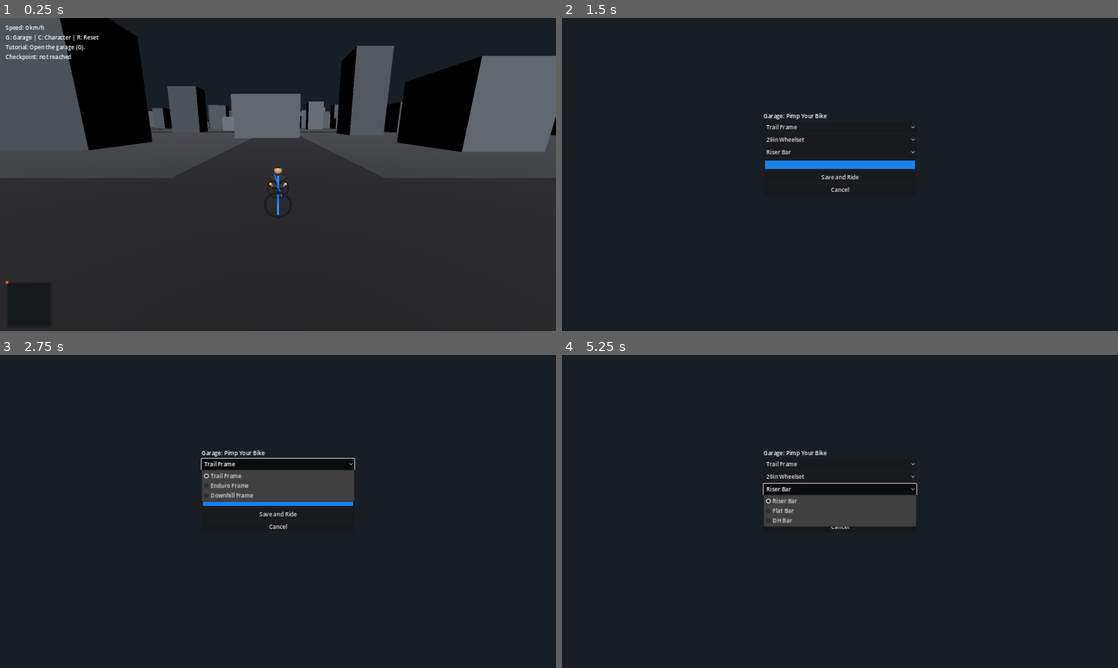
Above: before the commit, frames 1-4 (two rows, left to right).
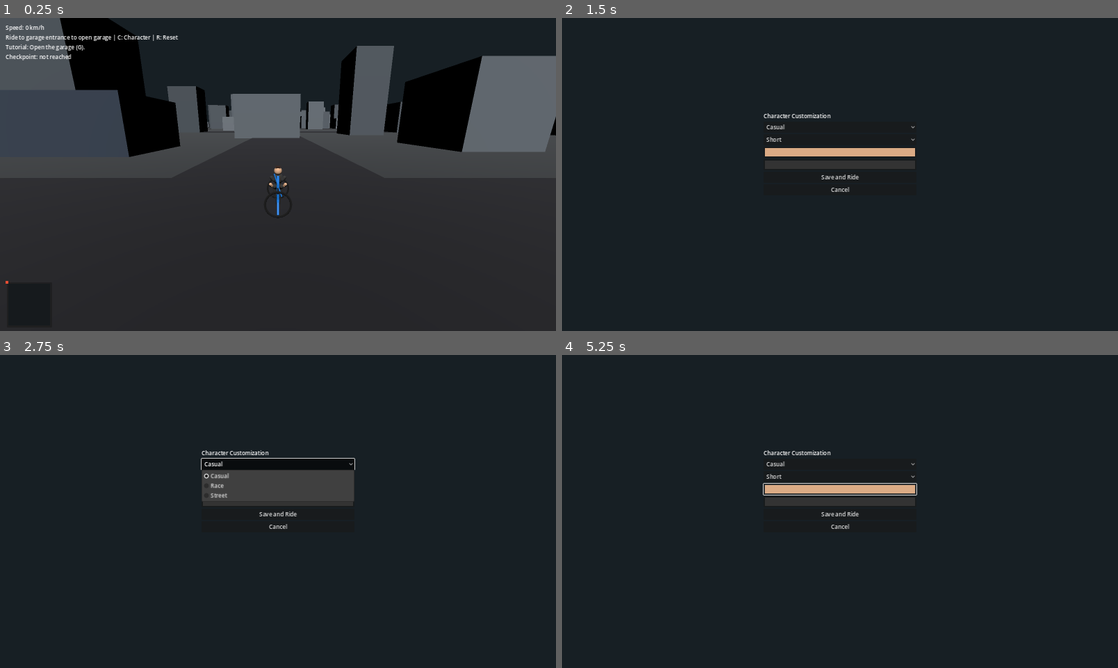
Above: after the commit, the same moments.

Repository: schumannd/bikesim
Game: Godot game, scene res://scenes/Main.tscn
Two runs of this game, one before a commit and one after it. Both use one fixed random seed, a clock stepped at 60 frames per second and the inputs below.
Inputs (mouse positions are in pixels of both pictures, inside the frame that each line leads up to):
- Up to frame 1 (0.25 s): no input
- Up to frame 2 (1.5 s): hold D (steer_right) 0.53-1.28 s; tap G (open_garage) at 0.6 s; hold Space (brake) from 1.28 s (still down); tap C (open_character_customization) at 1.35 s
- Up to frame 3 (2.75 s): tap G (open_garage) at 1.55 s; release Space (brake) at 2 s; click (278, 464) at 2 s, where only the run before the commit has a clickable "Trail Frame"
- Up to frame 4 (5.25 s): click (840, 464) at 2.75 s, where only the run after the commit has a clickable "Casual"; click (840, 477) at 3.5 s, where only the run before the commit has a clickable "29in Wheelset"; click (840, 477) at 4.25 s, where only the run after the commit has a clickable "Short"; click (840, 489) at 5 s, where only the run before the commit has a clickable "Riser Bar"

The runs differ from the first frame. In frame 1, 2.5% of the frame differs, in the area x 1-33%, y 5-45%; in frame 2, 1.7%; in frame 3, 0.7%; in frame 4, 3.2%, in the area x 36-64%, y 30-55%.

Commit message:
Add garage entrance gameplay and improve riding feel/animation.
Gate garage access behind a physical world location, add visible animated pedals with rider pedaling motion, and introduce rolling resistance so the bike naturally slows when input is released.

Co-authored-by: Cursor <cursoragent@cursor.com>

Diff:
--- a/scripts/BikeController.gd
+++ b/scripts/BikeController.gd
@@ -17,6 +17,10 @@
 	speed += throttle * acceleration * delta
 	if braking:
 		speed = move_toward(speed, 0.0, brake_power * delta)
+	elif abs(throttle) < 0.01:
+		# Rolling resistance so the bike naturally slows down.
+		speed = move_toward(speed, 0.0, 6.0 * delta)
+	speed = move_toward(speed, 0.0, abs(speed) * 0.18 * delta)
 	speed = clamp(speed, -max_speed * 0.3, max_speed)
 	rotate_y(-steer * steering_speed * delta * (abs(speed) / max_speed + 0.25))
 
--- a/scripts/BikeVisualBuilder.gd
+++ b/scripts/BikeVisualBuilder.gd
@@ -1,4 +1,6 @@
 extends Node3D
+
+var _wheel_spin: float = 0.0
 
 func apply_config(config: Resource) -> void:
 	_clear_parts()
@@ -125,20 +127,47 @@
 	add_child(seat)
 
 func _add_pedals(metal_mat: Material) -> void:
-	_add_tube(Vector3(0.0, 0.42, -0.03), Vector3(0.18, 0.42, -0.03), 0.01, metal_mat)
-	_add_tube(Vector3(0.0, 0.42, -0.03), Vector3(-0.18, 0.42, -0.03), 0.01, metal_mat)
-	var right := MeshInstance3D.new()
+	var crank_right := Node3D.new()
+	crank_right.name = "CrankRightPivot"
+	crank_right.position = Vector3(0.0, 0.42, -0.03)
+	add_child(crank_right)
+
+	var crank_arm_right := MeshInstance3D.new()
+	crank_arm_right.name = "CrankRightArm"
+	var arm_mesh := BoxMesh.new()
+	arm_mesh.size = Vector3(0.24, 0.022, 0.03)
+	crank_arm_right.mesh = arm_mesh
+	crank_arm_right.position = Vector3(0.12, 0.0, 0.0)
+	crank_arm_right.material_override = metal_mat
+	crank_right.add_child(crank_arm_right)
+
+	var pedal_right := MeshInstance3D.new()
+	pedal_right.name = "PedalRight"
 	var pedal_mesh := BoxMesh.new()
-	pedal_mesh.size = Vector3(0.08, 0.02, 0.13)
-	right.mesh = pedal_mesh
-	right.position = Vector3(0.2, 0.42, -0.03)
-	right.material_override = metal_mat
-	add_child(right)
-	var left := MeshInstance3D.new()
-	left.mesh = pedal_mesh
-	left.position = Vector3(-0.2, 0.42, -0.03)
-	left.material_override = metal_mat
-	add_child(left)
+	pedal_mesh.size = Vector3(0.09, 0.03, 0.14)
+	pedal_right.mesh = pedal_mesh
+	pedal_right.position = Vector3(0.24, 0.0, 0.0)
+	pedal_right.material_override = metal_mat
+	crank_right.add_child(pedal_right)
+
+	var crank_left := Node3D.new()
+	crank_left.name = "CrankLeftPivot"
+	crank_left.position = Vector3(0.0, 0.42, -0.03)
+	add_child(crank_left)
+
+	var crank_arm_left := MeshInstance3D.new()
+	crank_arm_left.name = "CrankLeftArm"
+	crank_arm_left.mesh = arm_mesh
+	crank_arm_left.position = Vector3(-0.12, 0.0, 0.0)
+	crank_arm_left.material_override = metal_mat
+	crank_left.add_child(crank_arm_left)
+
+	var pedal_left := MeshInstance3D.new()
+	pedal_left.name = "PedalLeft"
+	pedal_left.mesh = pedal_mesh
+	pedal_left.position = Vector3(-0.24, 0.0, 0.0)
+	pedal_left.material_override = metal_mat
+	crank_left.add_child(pedal_left)
 
 func _add_tube(from_pos: Vector3, to_pos: Vector3, radius: float, mat: Material) -> void:
 	var segment := MeshInstance3D.new()
@@ -162,3 +191,23 @@
 	mat.albedo_color = color
 	mat.roughness = roughness
 	return mat
+
+func animate_drive(speed: float, delta: float) -> void:
+	var abs_speed: float = absf(speed)
+	if abs_speed < 0.05:
+		return
+	var wheel_delta: float = abs_speed * delta * 2.6
+	_wheel_spin += wheel_delta
+	for wheel_name in ["RearWheelTire", "RearWheelRim", "FrontWheelTire", "FrontWheelRim"]:
+		var wheel: Node = get_node_or_null(wheel_name)
+		if wheel and wheel is Node3D:
+			(wheel as Node3D).rotate_object_local(Vector3.RIGHT, wheel_delta)
+	_set_pedal_phase(_wheel_spin * 1.6)
+
+func _set_pedal_phase(phase: float) -> void:
+	var right: Node = get_node_or_null("CrankRightPivot")
+	var left: Node = get_node_or_null("CrankLeftPivot")
+	if right and right is Node3D:
+		(right as Node3D).rotation.z = phase
+	if left and left is Node3D:
+		(left as Node3D).rotation.z = phase + PI
--- a/scripts/ProceduralCity.gd
+++ b/scripts/ProceduralCity.gd
@@ -1,4 +1,5 @@
 extends Node3D
+signal garage_zone_created(zone: Area3D)
 
 @export var bike_path: NodePath
 @export var chunk_size: float = 120.0
@@ -77,6 +78,8 @@
 	_add_ground(chunk_node)
 	_add_roads(chunk_node)
 	_add_city_blocks(chunk_node, chunk_coord)
+	if chunk_coord == Vector2i.ZERO:
+		_add_garage(chunk_node)
 
 func _add_ground(parent: Node3D) -> void:
 	var ground_body := StaticBody3D.new()
@@ -182,3 +185,39 @@
 	var key: String = "%d:%d" % [chunk_coord.x, chunk_coord.y]
 	if not _loaded_chunks.has(key):
 		_create_chunk(chunk_coord, key)
+
+func _add_garage(parent: Node3D) -> void:
+	var garage := StaticBody3D.new()
+	garage.name = "GarageBuilding"
+	garage.position = Vector3(-28.0, 0.0, -26.0)
+	parent.add_child(garage)
+
+	var garage_collision := CollisionShape3D.new()
+	var garage_shape := BoxShape3D.new()
+	garage_shape.size = Vector3(18.0, 8.0, 14.0)
+	garage_collision.shape = garage_shape
+	garage_collision.position = Vector3(0.0, 4.0, 0.0)
+	garage.add_child(garage_collision)
+
+	var garage_mesh := MeshInstance3D.new()
+	var garage_box := BoxMesh.new()
+	garage_box.size = Vector3(18.0, 8.0, 14.0)
+	garage_mesh.mesh = garage_box
+	garage_mesh.position = Vector3(0.0, 4.0, 0.0)
+	var garage_mat := StandardMaterial3D.new()
+	garage_mat.albedo_color = Color(0.2, 0.24, 0.3, 1.0)
+	garage_mat.roughness = 0.95
+	garage_mesh.material_override = garage_mat
+	garage.add_child(garage_mesh)
+
+	var zone := Area3D.new()
+	zone.name = "GarageEntranceZone"
+	zone.position = Vector3(0.0, 1.5, 7.6)
+	zone.set_meta("is_garage_zone", true)
+	garage.add_child(zone)
+	var zone_shape_node := CollisionShape3D.new()
+	var zone_shape := BoxShape3D.new()
+	zone_shape.size = Vector3(5.0, 3.0, 3.0)
+	zone_shape_node.shape = zone_shape
+	zone.add_child(zone_shape_node)
+	garage_zone_created.emit(zone)
--- a/scripts/RideScene.gd
+++ b/scripts/RideScene.gd
@@ -10,25 +10,33 @@
 @onready var bike_visual: Node3D = $SubViewportContainer/SubViewport/World/Bike/BikeVisual
 @onready var checkpoint: Area3D = $SubViewportContainer/SubViewport/World/CheckpointA
 @onready var engine_audio: AudioStreamPlayer3D = $SubViewportContainer/SubViewport/World/Bike/EngineAudio
+@onready var world_root: Node3D = $SubViewportContainer/SubViewport/World
 
 var spawn_position: Vector3 = Vector3(0, 1.2, 0)
 var mission_step: int = 0
+var _garage_zone_active: bool = false
+var _pedal_phase: float = 0.0
 
 func _ready() -> void:
-	hint_label.text = "G: Garage | C: Character | R: Reset"
+	hint_label.text = "Ride to garage entrance to open garage | C: Character | R: Reset"
 	_update_mission_text()
 	checkpoint_label.text = "Checkpoint: not reached"
 	_apply_visuals()
 	bike.call("set_reset_position", spawn_position)
 	checkpoint.body_entered.connect(_on_checkpoint_body_entered)
+	if world_root.has_signal("garage_zone_created"):
+		world_root.garage_zone_created.connect(_on_garage_zone_created)
+	_connect_existing_garage_zones()
 
 func _process(_delta: float) -> void:
 	var kmh := int((bike as Node).get("speed") * 3.6)
 	speed_label.text = "Speed: %d km/h" % max(kmh, 0)
 	_update_minimap_marker()
-	if Input.is_action_just_pressed("open_garage"):
+	if Input.is_action_just_pressed("open_garage") and _garage_zone_active:
 		_complete_mission_step(0)
 		get_tree().root.get_node("Main").show_garage()
+	elif Input.is_action_just_pressed("open_garage"):
+		checkpoint_label.text = "Garage locked: go to garage entrance"
 	if Input.is_action_just_pressed("open_character_customization"):
 		_complete_mission_step(1)
 		get_tree().root.get_node("Main").show_character_customization()
@@ -37,6 +45,9 @@
 	var normalized_speed: float = clamp(abs((bike as Node).get("speed")) / 30.0, 0.0, 1.0)
 	engine_audio.pitch_scale = 0.75 + normalized_speed * 0.9
 	engine_audio.volume_db = lerp(-18.0, -4.0, normalized_speed)
+	_pedal_phase += abs((bike as Node).get("speed")) * _delta * 0.9
+	bike_visual.call("animate_drive", (bike as Node).get("speed"), _delta)
+	rider_visual.call("animate_pedaling", _pedal_phase, normalized_speed)
 
 func _apply_visuals() -> void:
 	bike_visual.call("apply_config", GameState.bike_config)
@@ -74,3 +85,29 @@
 	var x: float = clamp(local_x, 0.0, 1.0)
 	var y: float = clamp(local_y, 0.0, 1.0)
 	minimap_marker.position = Vector2(x * map_size.x - 4.0, y * map_size.y - 4.0)
+
+func _connect_existing_garage_zones() -> void:
+	for node in world_root.get_children():
+		_scan_garage_zone_recursive(node)
+
+func _scan_garage_zone_recursive(node: Node) -> void:
+	if node is Area3D and node.has_meta("is_garage_zone"):
+		_on_garage_zone_created(node as Area3D)
+	for child in node.get_children():
+		_scan_garage_zone_recursive(child)
+
+func _on_garage_zone_created(zone: Area3D) -> void:
+	if not zone.body_entered.is_connected(_on_garage_zone_body_entered):
+		zone.body_entered.connect(_on_garage_zone_body_entered)
+	if not zone.body_exited.is_connected(_on_garage_zone_body_exited):
+		zone.body_exited.connect(_on_garage_zone_body_exited)
+
+func _on_garage_zone_body_entered(body: Node3D) -> void:
+	if body == bike:
+		_garage_zone_active = true
+		checkpoint_label.text = "Garage entrance: press G"
+
+func _on_garage_zone_body_exited(body: Node3D) -> void:
+	if body == bike:
+		_garage_zone_active = false
+		checkpoint_label.text = "Checkpoint: not reached"
--- a/scripts/RiderVisualBuilder.gd
+++ b/scripts/RiderVisualBuilder.gd
@@ -1,4 +1,6 @@
 extends Node3D
+
+var _base_rotations: Dictionary = {}
 
 func apply_config(config: Resource) -> void:
 	_clear_parts()
@@ -33,6 +35,7 @@
 			_add_box("HairLong", Vector3(0.0, 1.12, 0.02), Vector3(0.16, 0.18, 0.08), _make_material(Color(0.18, 0.09, 0.04, 1.0), 0.9))
 		_:
 			_add_box("HairShort", Vector3(0.0, 1.33, 0.14), Vector3(0.18, 0.06, 0.16), _make_material(Color(0.18, 0.09, 0.04, 1.0), 0.9))
+	_cache_base_rotations()
 
 func _add_capsule(name: String, pos: Vector3, radius: float, height: float, mat: Material, rot: Vector3 = Vector3.ZERO) -> void:
 	var node := MeshInstance3D.new()
@@ -76,3 +79,28 @@
 	mat.albedo_color = color
 	mat.roughness = roughness
 	return mat
+
+func animate_pedaling(phase: float, intensity: float) -> void:
+	var pedal: float = clampf(intensity, 0.0, 1.0)
+	_set_node_rot_x("ThighL", sin(phase) * 0.7 * pedal)
+	_set_node_rot_x("ThighR", sin(phase + PI) * 0.7 * pedal)
+	_set_node_rot_x("CalfL", sin(phase + PI * 0.35) * 0.45 * pedal)
+	_set_node_rot_x("CalfR", sin(phase + PI * 1.35) * 0.45 * pedal)
+	_set_node_rot_x("UpperArmL", sin(phase + PI) * 0.18 * pedal)
+	_set_node_rot_x("UpperArmR", sin(phase) * 0.18 * pedal)
+	_set_node_rot_x("ForearmL", sin(phase + PI) * 0.12 * pedal)
+	_set_node_rot_x("ForearmR", sin(phase) * 0.12 * pedal)
+
+func _cache_base_rotations() -> void:
+	_base_rotations.clear()
+	for child in get_children():
+		if child is Node3D:
+			_base_rotations[child.name] = (child as Node3D).rotation
+
+func _set_node_rot_x(node_name: String, offset_x: float) -> void:
+	var node := get_node_or_null(node_name)
+	if node == null or not (node is Node3D):
+		return
+	var n := node as Node3D
+	var base: Vector3 = _base_rotations.get(node_name, n.rotation)
+	n.rotation = Vector3(base.x + offset_x, base.y, base.z)
